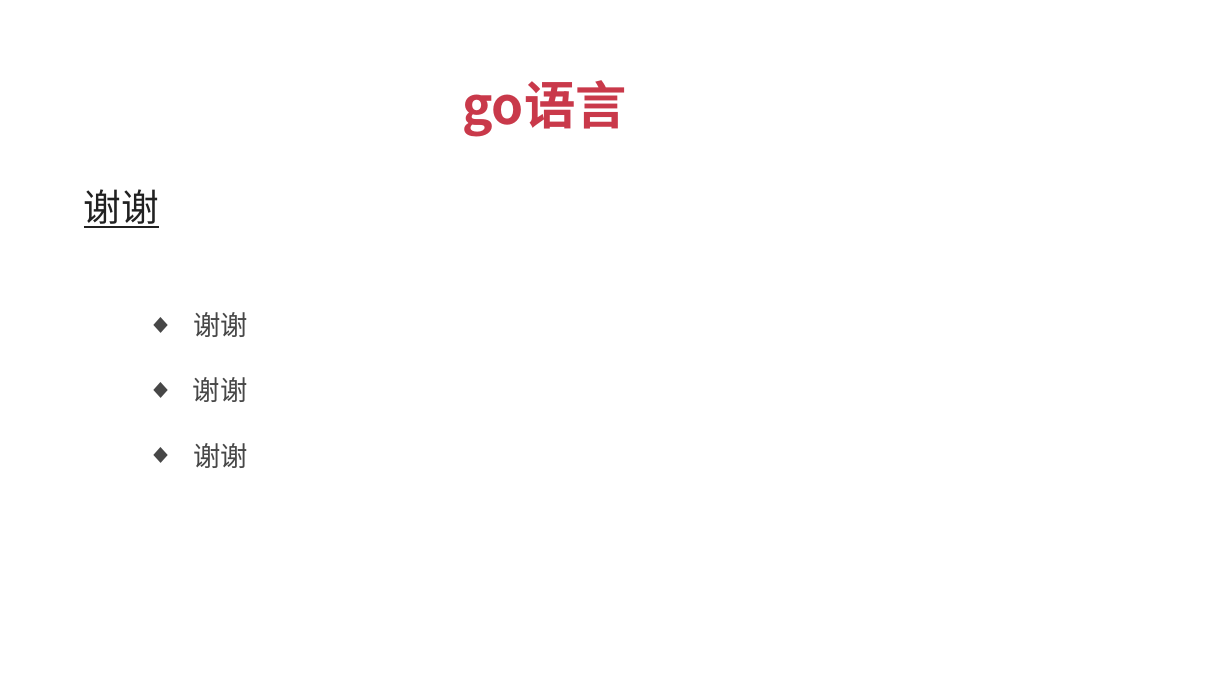
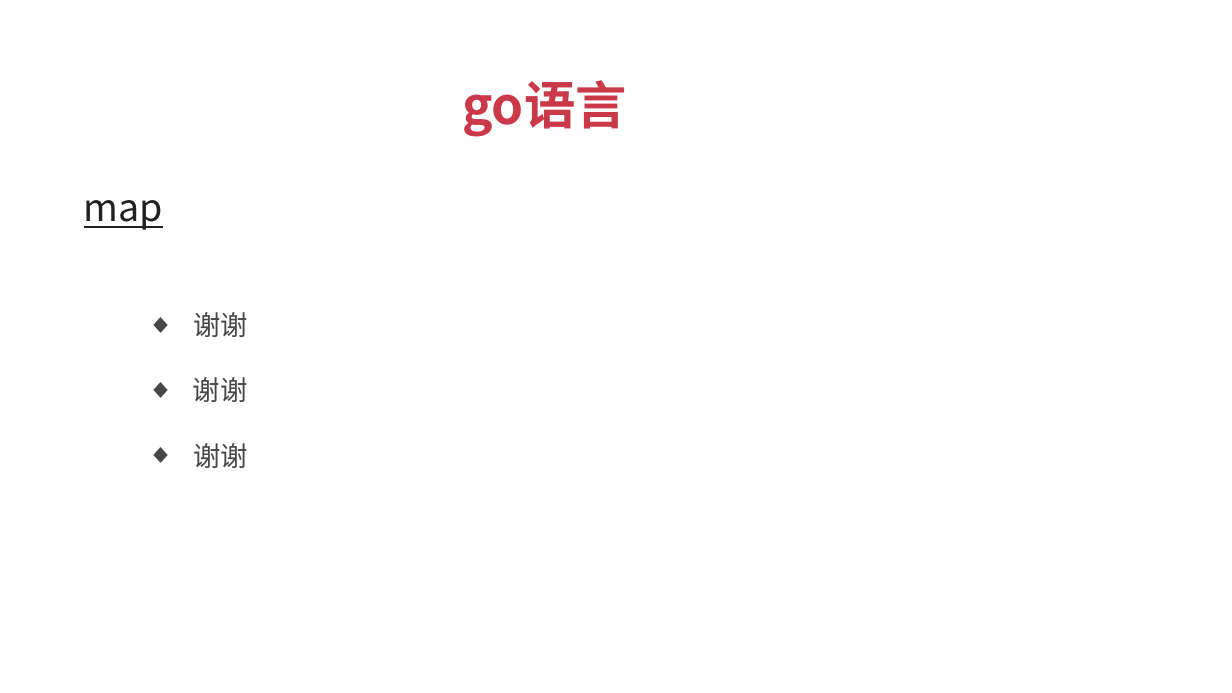
Before and after one commit to xuqiang76/golang, a slide deck: slide 25 of tuling/go语言_傻大猫.pptx. Drawn at 1232x693 pixels with LibreOffice and Linux fonts; fonts in the diff are those of the drawing. Boxes give left, top, right and bottom in pixels: in the first picture for what was removed or moved away, otherwise in the second. Text is boxed around its words. In the diff, an @@ line names an element or a change of style, - is before the commit and + after.

```diff
--- a/tuling/go语言_傻大猫.pptx
+++ b/tuling/go语言_傻大猫.pptx
@@ text at [84, 200, 163, 230]: text changed @@
-谢谢
+map
```
Also in this commit, not shown: 3 other slides changed, 2 other files.
